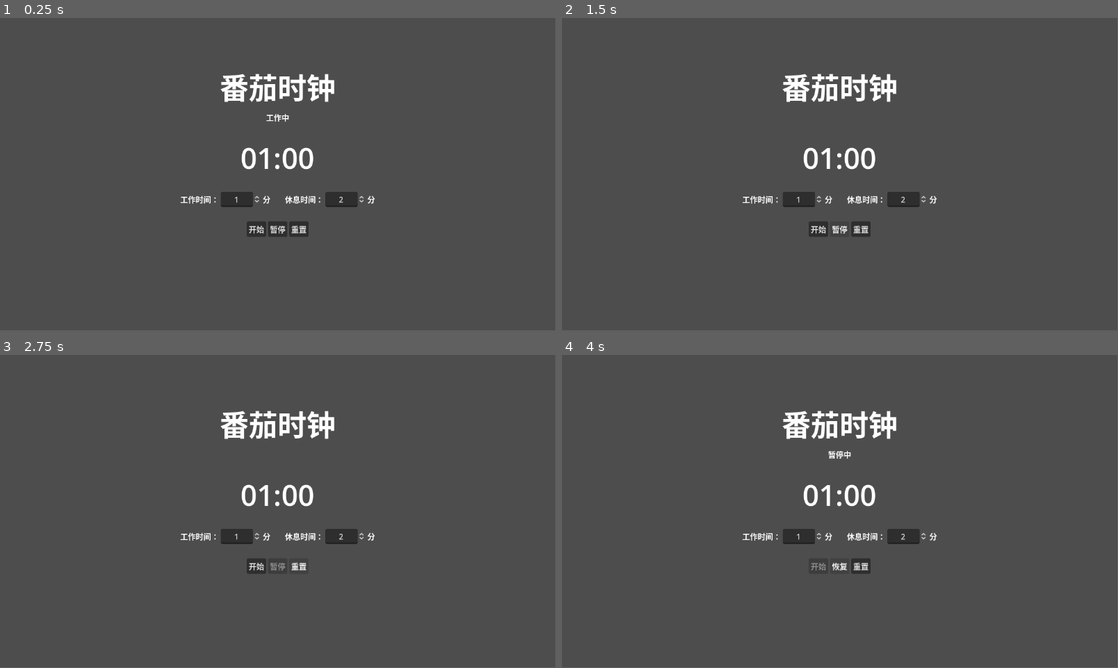
Above: before the commit, frames 1-4 (two rows, left to right).
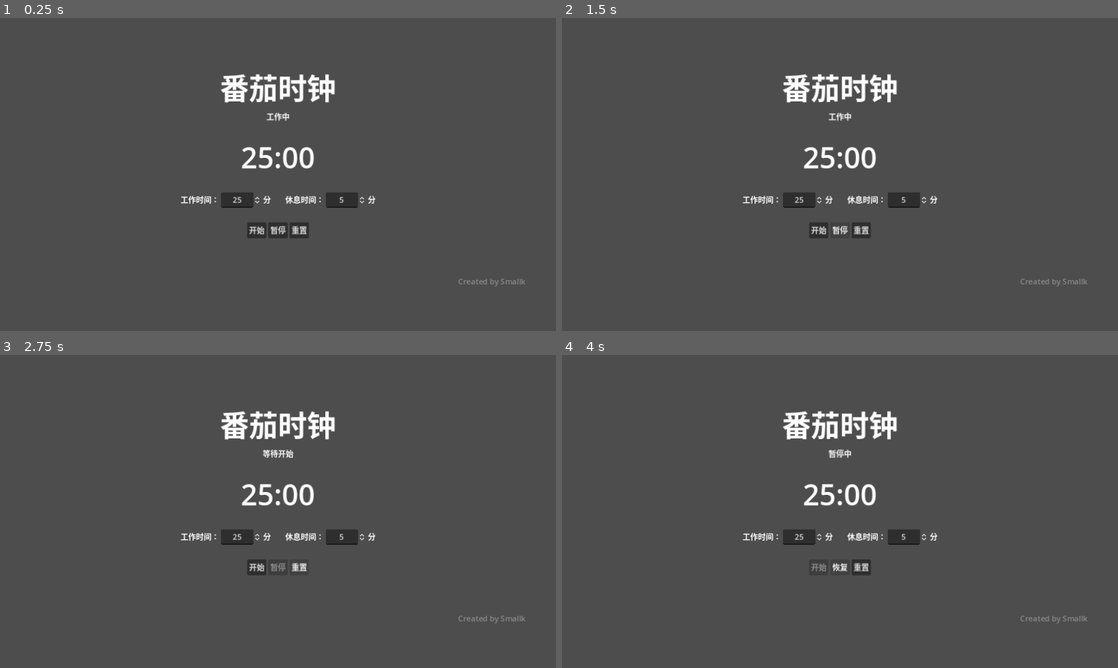
Above: after the commit, the same moments.

Repository: SmallKi/tomato-clock
Game: Godot game, scene res://UI/Main.tscn
Same seed, same stepped clock (60 frames per second), same inputs: the game is played once before the commit and once after it.
Inputs:
- Up to frame 1 (0.25 s): no input
- Up to frame 2 (1.5 s): click "暂停" at 0.5 s; click "恢复" (after the commit: "暂停") at 1.25 s
- Up to frame 3 (2.75 s): click "重置" at 2 s
- Up to frame 4 (4 s): click "开始" at 2.75 s; click "暂停" at 3.5 s
In our replay, the window is 799x449 before the commit and 800x450 after it. These sizes can differ from the game's own. Grey fills any space a smaller window leaves; there, only what the larger window draws over its background counts as a difference.

The runs differ from the first frame. In frame 1, 1.5% of the frame differs, in the area x 32-95%, y 17-86%; in frame 2, 1.5%; in frame 3, 1.5%; in frame 4, 1.5%.

Commit message:
change state machine as base logic

Diff:
--- a/UI/Main.gd
+++ b/UI/Main.gd
@@ -10,29 +10,33 @@
 @onready var _comStateLabel:Label = $%StateLabel
 # Called when the node enters the scene tree for the first time.
 
+enum State {
+	IDLE,
+	WORKING,
+	RESTING,
+	PAUSED,
+}
+
+var last_state:State = State.IDLE;
+var state:State = State.IDLE :
+	set(val):
+		last_state = state
+		state = val
+		if last_state == State.IDLE:
+			_comPauseBtn.disabled = false
+			_comStartBtn.disabled = true
+
+		if state == State.IDLE:
+			_comPauseBtn.disabled = true
+			_comStartBtn.disabled = false
+		_update_state_label()
+
+
 var scene_timer
 var remainTime:int = 0:
 	set(val):
 		remainTime = val
 		_updateTimeShow()
-var is_working := true:
-	set(val):
-		is_working = val
-		_update_state_label()
-var is_paused := false:
-	set(val) :
-		is_paused = val
-		_update_state_label()
-var is_start := false:
-	set(val):
-		is_start = val
-		if is_start:
-			_comPauseBtn.disabled = false
-			_comStartBtn.disabled = true
-		else:
-			_comPauseBtn.disabled = true
-			_comStartBtn.disabled = false
-		_update_state_label()
 
 func _ready() -> void:
 	remainTime = _comWorkTime.Val * 60
@@ -41,29 +45,30 @@
 	_comStartBtn.pressed.connect(_onStart)
 	_comPauseBtn.pressed.connect(_onPause)
 	_comResetBtn.pressed.connect(_onReset)
-	pass # Replace with function body.
 
+# Start
 func _onStart() -> void:
-	is_start = true
-	is_working = true
+	state = State.WORKING;
 	remainTime = _comWorkTime.Val * 60
 	_comSecondTimer.start()
 
 func _onPause() -> void:
-	is_paused = !is_paused
-	if is_paused:
+	if state == State.IDLE:
+		return
+
+	if state == State.PAUSED:
+		state = last_state;
+		_comSecondTimer.start()
+		_comPauseBtn.text = tr("暂停")
+	else:
+		state = State.PAUSED
 		_comPauseBtn.text = tr("恢复")
 		_comSecondTimer.stop()
-	else:
-		_comPauseBtn.text = tr("暂停")
-		_comSecondTimer.start()
 
 func _onReset() -> void:
-	remainTime = _comWorkTime.Val * 60
+	state = State.IDLE
 	_comSecondTimer.stop()
-	is_working = false
-	is_paused = false
-	is_start = false
+	update_remain_time()
 
 func _updateTimeShow() -> void:
 	var minute := remainTime / 60
@@ -73,11 +78,14 @@
 func _onTimeOut() -> void:
 	if remainTime <= 0:
 		# 弹窗口
-		is_working = !is_working
 		get_tree().paused = true
 		var popup := TimeoutPop.Create(self)
 		await popup.End
 		get_tree().paused = false
+		if state == State.WORKING:
+			state = State.RESTING
+		elif state == State.RESTING:
+			state = State.WORKING
 		update_remain_time()
 		return
 	remainTime -= 1
@@ -89,19 +97,21 @@
 		grab_focus()
 
 func update_remain_time() -> void:
-	if is_working:
+	if state == State.WORKING || state == State.IDLE:
 		remainTime = _comWorkTime.Val * 60
 	else:
 		remainTime = _comRestTime.Val * 60
+	print("here state: ", state, " here time:", remainTime)
 
 func _update_state_label() -> void:
 	var info := ""
-	if is_start:
-		if is_paused:
+	match state:
+		State.IDLE:
+			info = tr("等待开始")
+		State.WORKING:
+			info = tr("工作中")
+		State.RESTING:
+			info = tr("休息中")
+		State.PAUSED:
 			info = tr("暂停中")
-		else:
-			if is_working:
-				info = tr("工作中")
-			else:
-				info = tr("休息中")
 	_comStateLabel.text = info
--- a/UI/Main.tscn
+++ b/UI/Main.tscn
@@ -75,7 +75,7 @@
 
 [node name="SpinBox" parent="VBoxContainer/HFlowContainer/WorkTime" index="1"]
 max_value = 500.0
-value = 1.0
+value = 25.0
 alignment = 1
 
 [node name="RestTime" parent="VBoxContainer/HFlowContainer" instance=ExtResource("1_lsyb5")]
@@ -87,7 +87,7 @@
 
 [node name="SpinBox" parent="VBoxContainer/HFlowContainer/RestTime" index="1"]
 max_value = 500.0
-value = 2.0
+value = 5.0
 alignment = 1
 
 [node name="HBoxContainer" type="HBoxContainer" parent="VBoxContainer"]
@@ -114,5 +114,21 @@
 
 [node name="SecondTimer" type="Timer" parent="."]
 
+[node name="Label2" type="Label" parent="."]
+layout_mode = 1
+anchors_preset = 3
+anchor_left = 1.0
+anchor_top = 1.0
+anchor_right = 1.0
+anchor_bottom = 1.0
+offset_left = -203.0
+offset_top = -114.0
+offset_right = -63.0
+offset_bottom = -88.0
+grow_horizontal = 0
+grow_vertical = 0
+theme_override_colors/font_color = Color(0.541176, 0.541176, 0.541176, 1)
+text = "Created by Smallk"
+
 [editable path="VBoxContainer/HFlowContainer/WorkTime"]
 [editable path="VBoxContainer/HFlowContainer/RestTime"]
--- a/project.godot
+++ b/project.godot
@@ -17,6 +17,11 @@
 boot_splash/show_image=false
 config/icon="res://icon.svg"
 
+[display]
+
+window/stretch/mode="canvas_items"
+window/stretch/aspect="expand"
+
 [editor]
 
 naming/scene_name_casing=1
